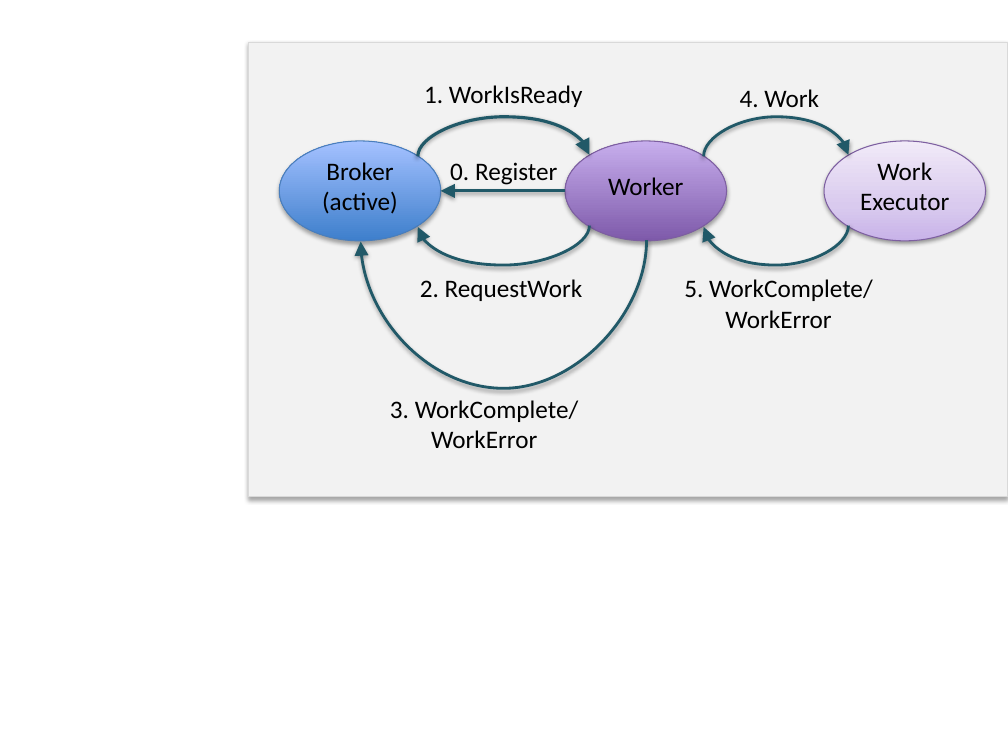
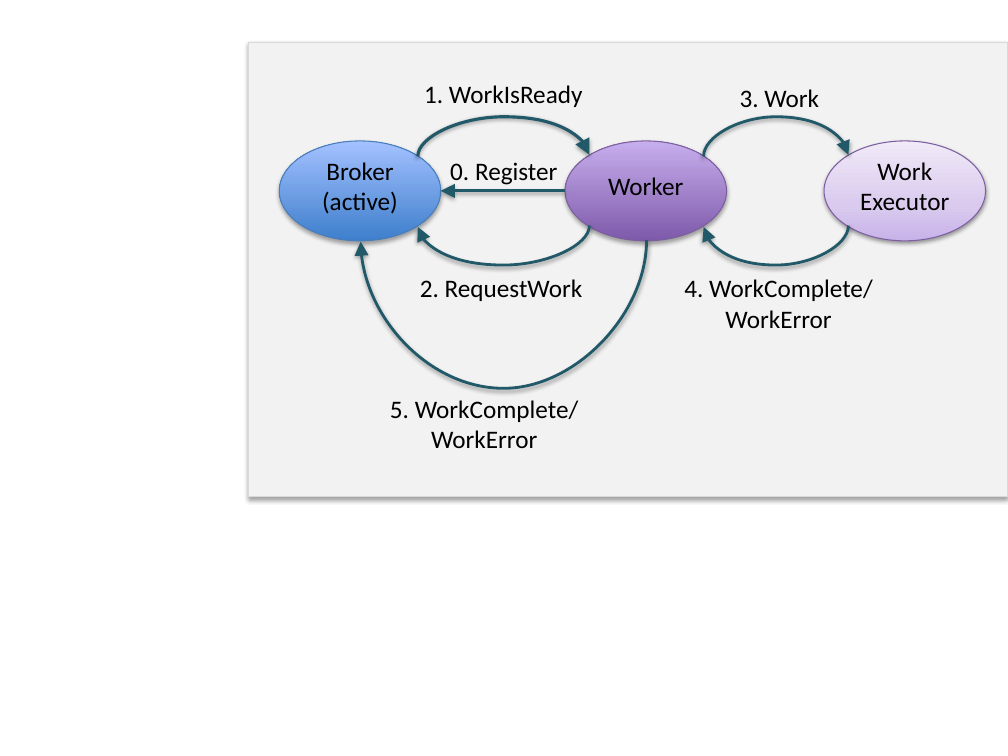
Before and after one commit to sidneyshek/scalasyd-first-akka-cluster, a slide deck: slide 4 of images.pptx. Drawn at 1008x756 pixels with LibreOffice and Linux fonts; fonts in the diff are those of the drawing. Boxes give left, top, right and bottom in pixels: in the first picture for what was removed or moved away, otherwise in the second. Text is boxed around its words. In the diff, an @@ line names an element or a change of style, - is before the commit and + after.

```diff
--- a/images.pptx
+++ b/images.pptx
@@ text at <box>740,89,819,107</box>: text changed @@
-4. Work
+3. Work
@@ text at <box>684,279,872,301</box>: text changed @@
-5. WorkComplete/
+4. WorkComplete/
@@ text at <box>390,400,578,422</box>: text changed @@
-3. WorkComplete/
+5. WorkComplete/
```
Also in this commit, not shown: 1 other file.
